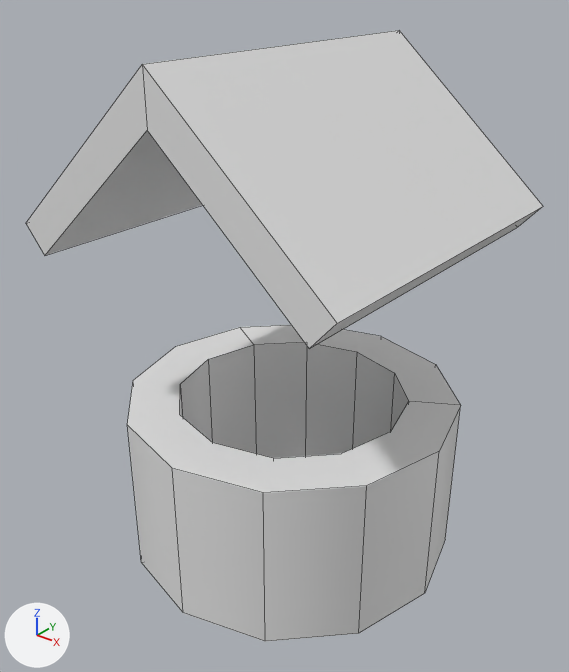
The Blender file assets/models/well.blend as it was, and as the next commit left it.
One viewpoint serves both versions: a 50 mm camera at (2.56, -3.27, 3.39) aimed at (-0.01, -0.06, 1.4). The axes (+X, +Y, +Z) are drawn at lower left. The lights are the same throughout. The first picture is the older version. Mesh edges are drawn as thin lines. Objects named as collision shapes, trigger or cutter boxes, shadow casters or lower levels of detail are left out.

Script lines for the objects in view, before the commit:
```python
me_cylinder = bpy.data.meshes.new('Cylinder')
me_cylinder.from_pydata(...)  # 48 vertices, 28 faces; spans x -1.0..1.0, y -1.0..1.0, z -0.5..0.5
me_cylinder.polygons.foreach_set('use_smooth', [True] * 28)
me_cylinder.materials.append(None)
me_plane = bpy.data.meshes.new('Plane')
me_plane.from_pydata([(-1.0, -1.0, 0.0), (1.0, -1.0, 0.0), (-1.0, 1.0, 0.0), (1.0, 1.0, 0.0), (0.0, -1.0, 0.87), (0.0, 1.0, 0.87)], [], [(4, 1, 3, 5), (0, 4, 5, 2)])
ob_cylinder_col = bpy.data.objects.new('Cylinder_col', me_cylinder)
ob_cylinder_col.location = (0.0, 0.0, 0.5)
ob_plane = bpy.data.objects.new('Plane', me_plane)
ob_plane.location = (0.0, 0.0, 2.114)
_m = ob_plane.modifiers.new('Solidify', 'SOLIDIFY')
_m.thickness = 0.2
_m.use_even_offset = True
```
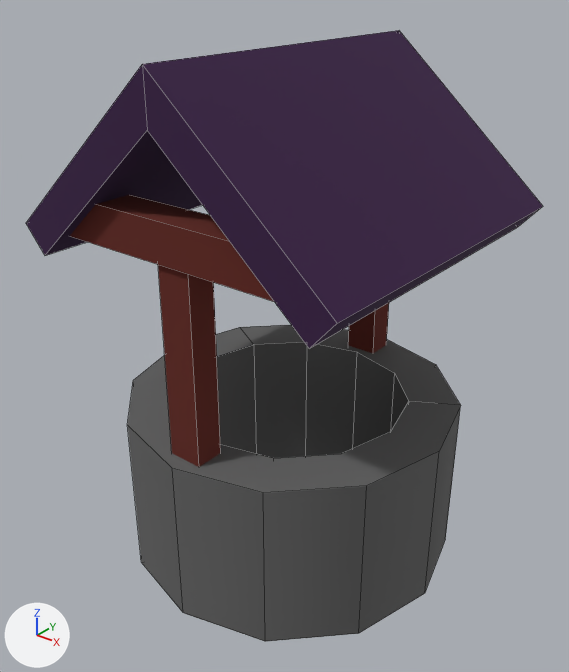
Patch to the scene script:
```diff
--- a/assets/models/well.blend.py
+++ b/assets/models/well.blend.py
@@ mat_roof @@
+mat_roof = principled_material('roof')
+mat_roof.base_color = (0.0395, 0.00913, 0.0595)  # dark purple #381845
+mat_roof.roughness = 1.0
@@ mat_stone @@
+mat_stone = principled_material('stone')
+mat_stone.base_color = (0.123, 0.123, 0.123)  # dark grey #626262
+mat_stone.roughness = 1.0
@@ mat_wood @@
+mat_wood = principled_material('wood')
+mat_wood.base_color = (0.128, 0.0163, 0.00951)  # dark red #642219
+mat_wood.roughness = 1.0
@@ me_cylinder @@
 me_cylinder.from_pydata(...)  # 48 vertices, 28 faces; spans x -1.0..1.0, y -1.0..1.0, z -0.5..0.5
+me_cylinder.materials.append(mat_stone)  # dark grey #626262
@@ me_plane @@
 me_plane.from_pydata(...)  # 6 vertices, 2 faces; spans x -1.0..1.0, y -1.0..1.0, z 0.0..0.87
+me_plane.materials.append(mat_roof)  # dark purple #381845
@@ me_cube_001 @@
+me_cube_001.from_pydata(...)  # a box spanning x -0.726..0.726, y -0.107..0.107, z -0.107..0.107
+me_cube_001.materials.append(mat_wood)  # dark red #642219
@@ me_cube @@
+me_cube.from_pydata(...)  # a box spanning x -0.1..0.1, y -0.1..0.1, z -0.1..1.124
+me_cube.materials.append(mat_wood)  # dark red #642219
@@ ob_cube_001 @@
+ob_cube_001 = bpy.data.objects.new('Cube.001', me_cube_001)
+ob_cube_001.location = (0.0, -0.822, 2.189)
+ob_cube_001.scale = (1.07, 1.0, 1.0)
+_m = ob_cube_001.modifiers.new('Mirror', 'MIRROR')
+_m.use_axis = (False, True, False)
+_m.mirror_object = ob_cylinder_col
@@ ob_cube @@
+ob_cube = bpy.data.objects.new('Cube', me_cube)
+ob_cube.location = (0.0, -0.824, 1.078)
+ob_cube.scale = (1.0, 0.824, 1.0)
+_m = ob_cube.modifiers.new('Mirror', 'MIRROR')
+_m.use_axis = (False, True, False)
+_m.mirror_object = ob_cylinder_col
```

Boxes [x1, y1, x2, y2] around the edits, measured in the pictures (569 x 672 px):
'Plane', recoloured (white to dark purple): [26, 30, 543, 349] in both
'Cylinder_col', recoloured (white to dark grey): [127, 325, 461, 642] in both
'Cube', added (dark red): after [158, 265, 389, 467]
'Cube.001', added (dark red): after [70, 195, 274, 302]
